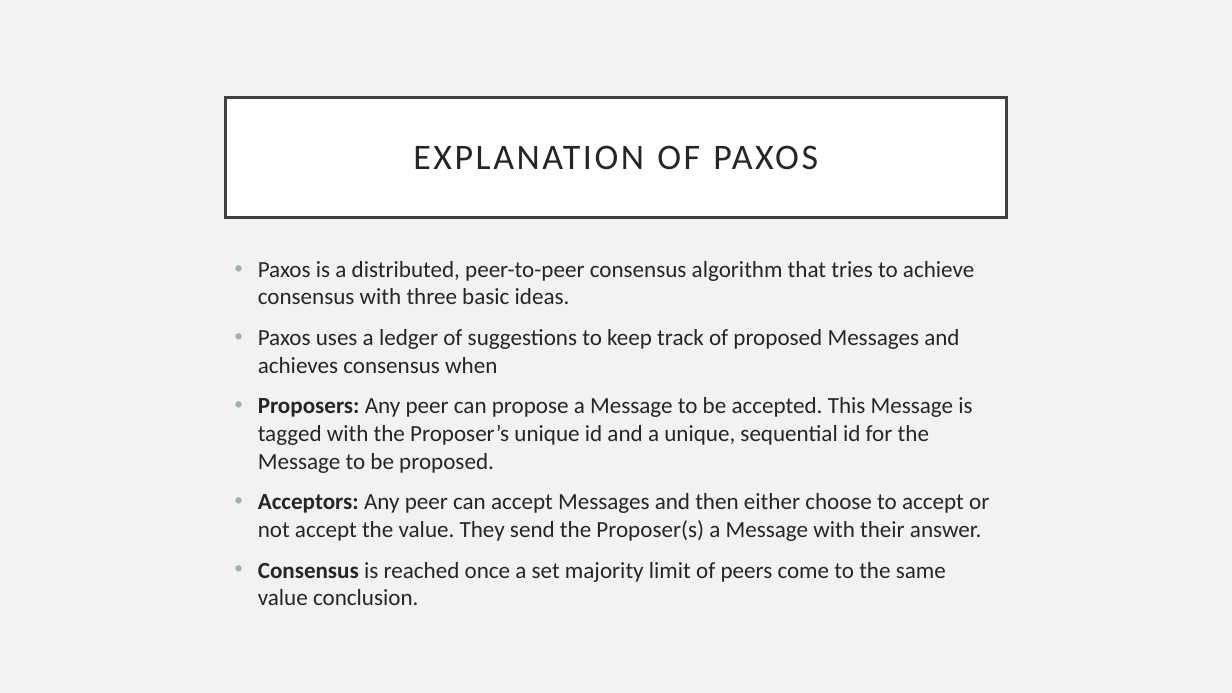
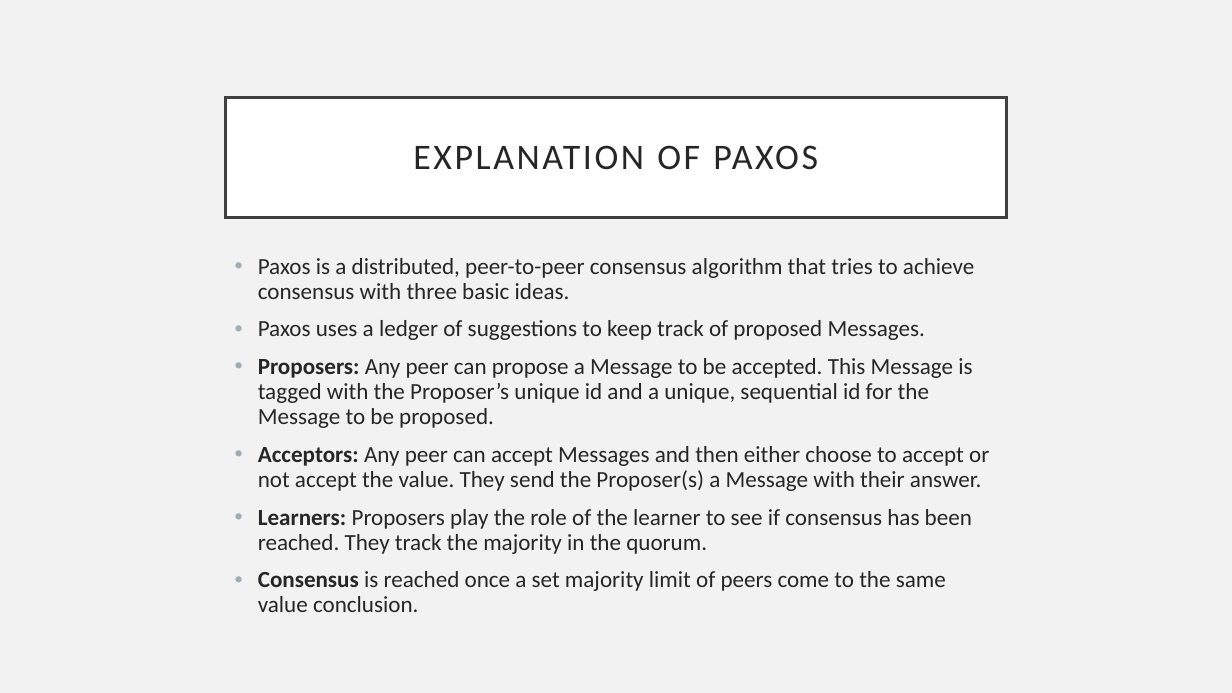
Before and after one commit to CodeFluent/Notes, a slide deck: slide 5 of CS-6220/hw/Grad_Project/Paxos Algorithm.pptx. Drawn at 1232x693 pixels with LibreOffice and Linux fonts; fonts in the diff are those of the drawing. Boxes give left, top, right and bottom in pixels: in the first picture for what was removed or moved away, otherwise in the second. Text is boxed around its words. In the diff, an @@ line names an element or a change of style, - is before the commit and + after.

```diff
--- a/CS-6220/hw/Grad_Project/Paxos Algorithm.pptx
+++ b/CS-6220/hw/Grad_Project/Paxos Algorithm.pptx
@@ text at bbox=[258, 258, 989, 612]: line spacing 1 to 0.9 @@
@@ text at bbox=[258, 320, 925, 340]: text changed @@
-• Paxos uses a ledger of suggestions to keep track of proposed Messages and achieves consensus when
+• Paxos uses a ledger of suggestions to keep track of proposed Messages.
@@ text at bbox=[258, 509, 972, 554]: paragraph added @@
+• Learners: Proposers play the role of the learner to see if consensus has been reached. They track the majority in the quorum.
```
Also in this commit, not shown: 3 other slides changed, 2 other files.
